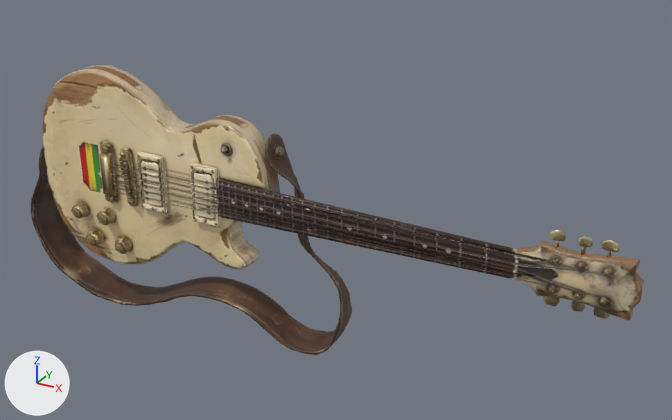
The glTF model public/models/props/marley_guitar.glb, before and after one commit.
Rendered twice from a 50 mm lens placed at (0.62, -0.987, 0.541), pointed at (0.054, 0.042, 0.027). The lights are fixed; the arrows at lower left show +X, +Y and +Z. The first picture is the older version. Where no turn or scale is listed for an object, it has been applied to the vertices. Vertices at exactly the same position are counted once.
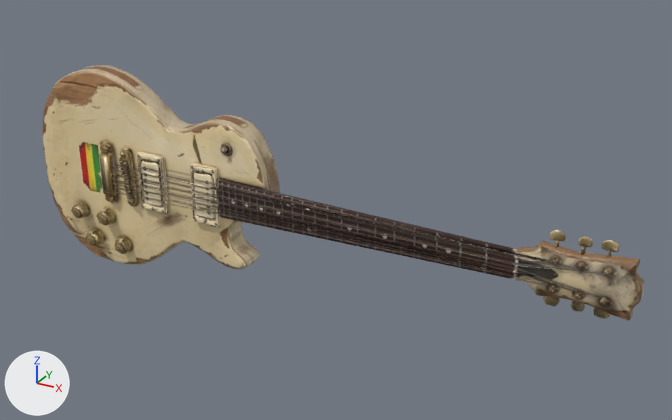
Where the newer file only moved an object's origin or applied its transform, the numbers keep the older frame.

Location of each change, (x1, y1, x2, y2) in pixels of the pictures (672 x 420 px):
```json
{"object": "Mesh_0", "change": "reshaped", "before": [31, 65, 644, 355], "after": [42, 65, 644, 321], "on screen": "12% shorter"}
{"part": 1, "of": "me_mesh_0", "change": "deleted", "before": [31, 133, 352, 355], "on screen": "brown"}
```

Scene script edits in JSON lines:
```json
{"block": "me_mesh_0", "where": "# used by ob_mesh_0; location = (0.002, 0.0, -0.001)"}
{"op": "remove", "block": "me_mesh_0", "code": "me_mesh_0.from_pydata(...)  # 7214 vertices, 13820 faces; spans x -0.477..0.477, y -0.043..0.043, z -0.191..0.191"}
{"op": "add", "block": "me_mesh_0", "code": "me_mesh_0.from_pydata(...)  # 4645 vertices, 8702 faces; spans x -0.448..0.477, y -0.043..0.023, z -0.116..0.191"}
{"block": "me_mesh_0", "change": "me_mesh_0 part 1: the loose piece of 2569 vertices spanning x -0.477..0.093, y -0.02..0.043, z -0.191..0.13 is deleted"}
{"block": "me_mesh_0", "change": "other edits to the shape of me_mesh_0 do not show in these pictures"}
```
